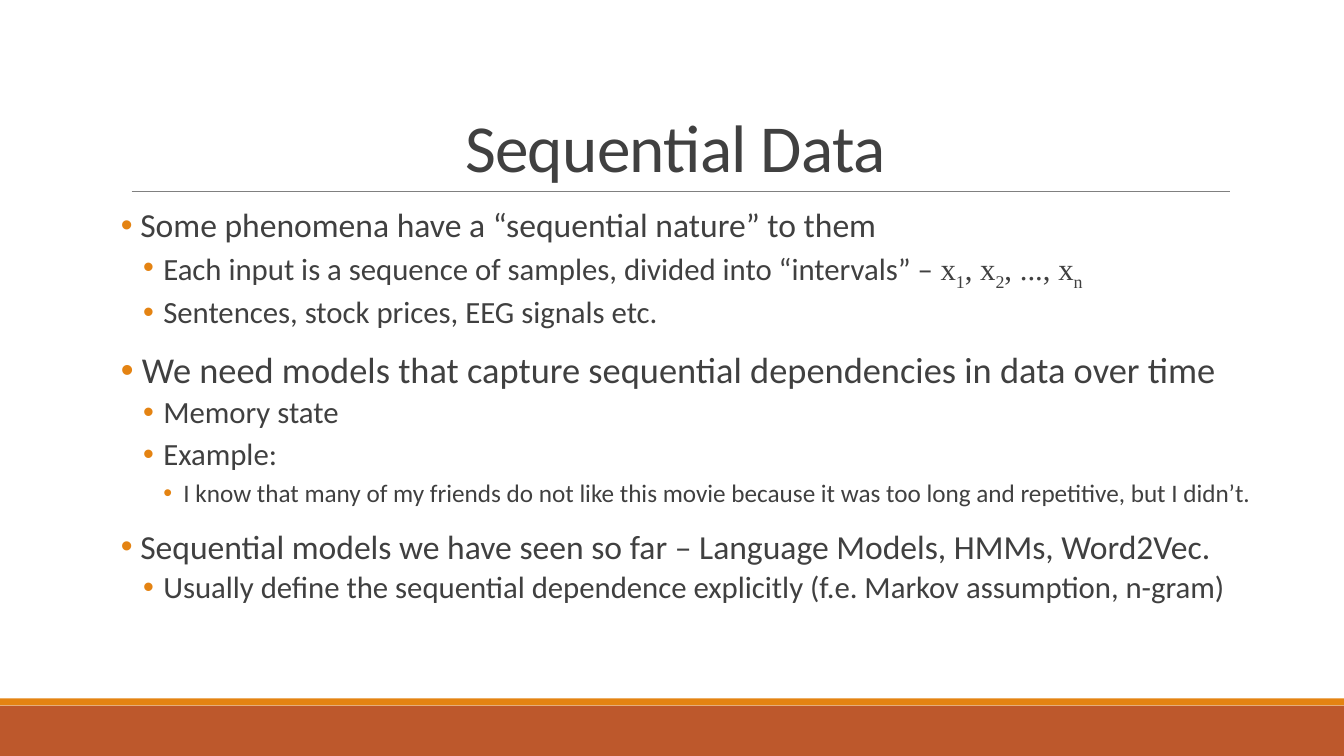
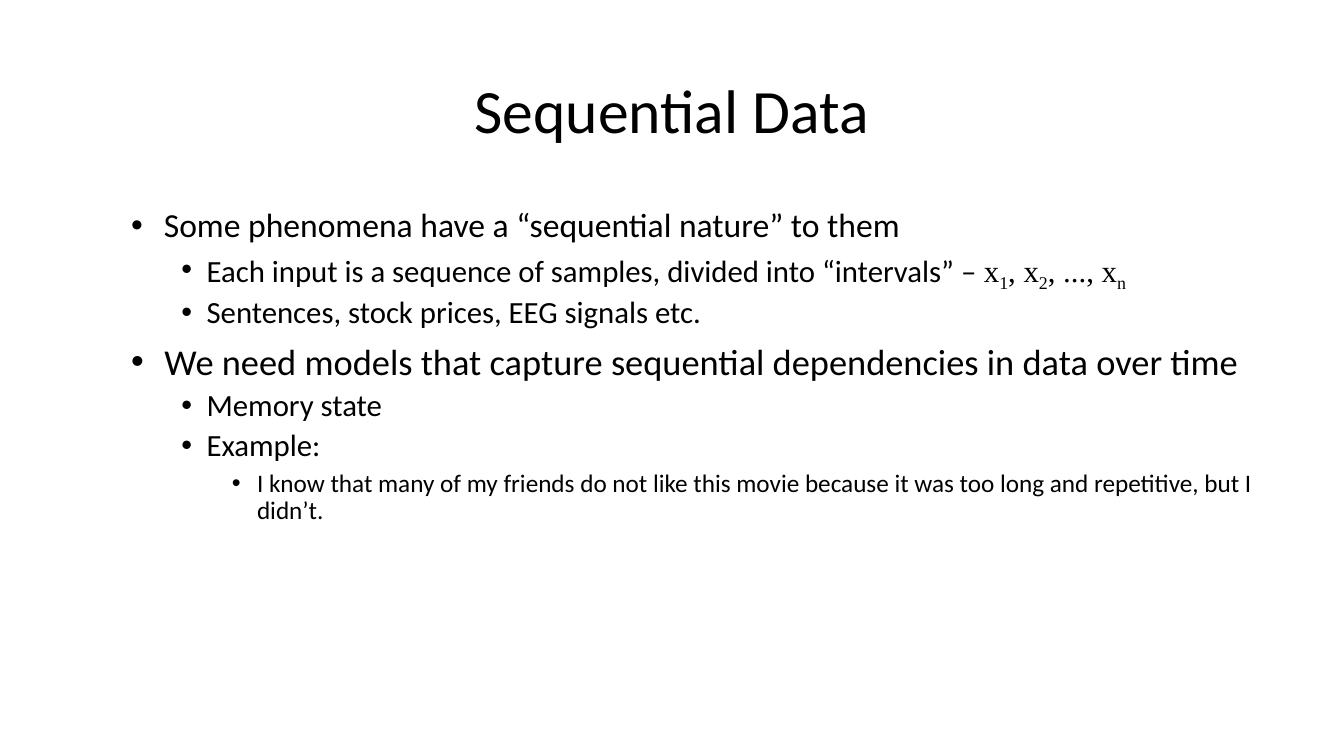
Before and after one commit to TomerVolk/NLP_2021_2022_Winter_Tutorials, a slide deck: slide 3 of Tutorial_04/Tutorial 04 - RNN and LSTM.pptx. Drawn at 1344x756 pixels with LibreOffice and Linux fonts; fonts in the diff are those of the drawing. Boxes give left, top, right and bottom in pixels: in the first picture for what was removed or moved away, otherwise in the second. Text is boxed around its words. In the diff, an @@ line names an element or a change of style, - is before the commit and + after.

```diff
--- a/Tutorial_04/Tutorial 04 - RNN and LSTM.pptx
+++ b/Tutorial_04/Tutorial 04 - RNN and LSTM.pptx
@@ title "Sequential Data" moved from (x1=465, y1=125, x2=886, y2=183) to (x1=475, y1=90, x2=869, y2=143) @@
@@ title "Sequential Data" at (x1=475, y1=90, x2=869, y2=143): size 48 to 44 pt, text colour #404040 to #000000, letter spacing -0.5 to 0 pt; line spacing 0.85 to 0.9; vertical alignment bottom to middle @@
@@ text "Some phenomena have a “sequential ..." at (x1=164, y1=213, x2=1251, y2=519): text colour #404040 to #000000; indent changed; less space between paragraphs @@
@@ line removed from (132, 192) to (1231, 192) @@
@@ text at (x1=140, y1=535, x2=1225, y2=604): paragraphs removed @@
-• Sequential models we have seen so far – Language Models, HMMs, Word2Vec.
-  • Usually define the sequential dependence explicitly (f.e. Markov assumption, n-gram)
@@ rectangle removed at (x1=0, y1=706, x2=1344, y2=756) @@
@@ rectangle removed at (x1=0, y1=699, x2=1344, y2=706) @@
```
Also in this commit, not shown: 20 other slides changed, 56 other files.
